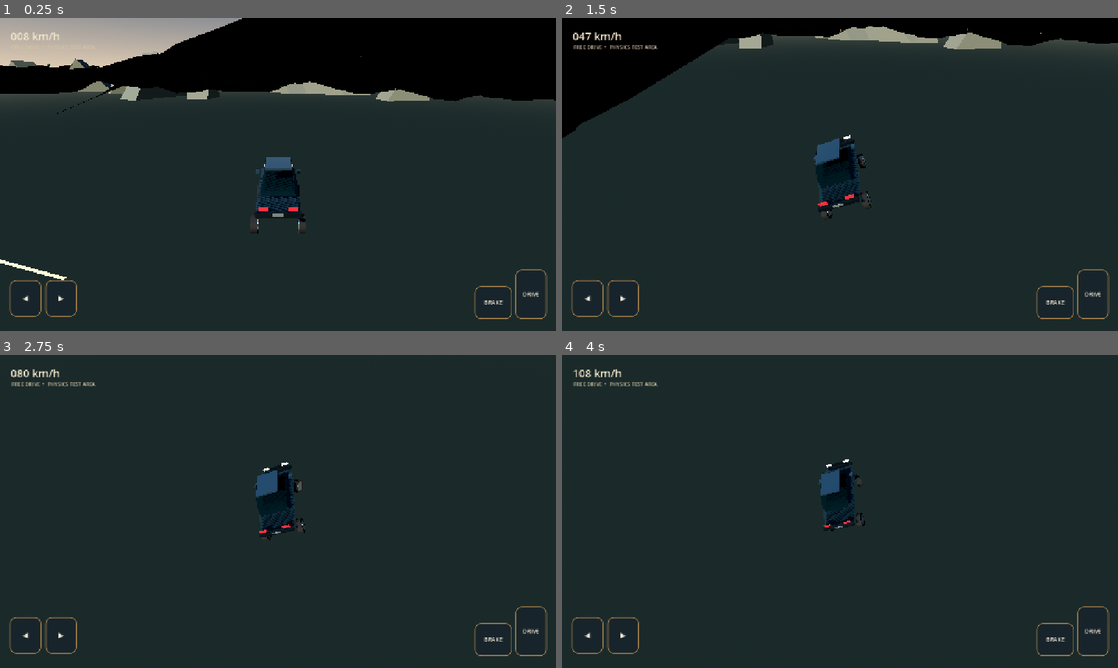
Above: before the commit, frames 1-4 (two rows, left to right).
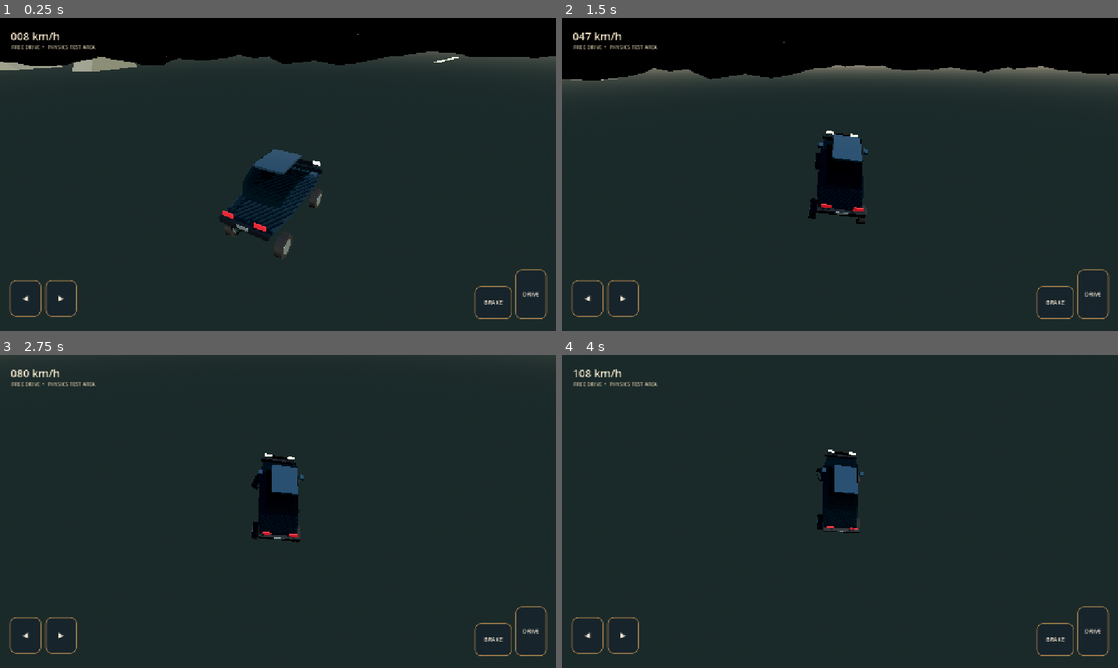
Above: after the commit, the same moments.

Repository: strideproject77-lgtm/Hill-Climb
Game: Godot game, scene res://scenes/main.tscn
Same seed, same stepped clock (60 frames per second), same inputs: the game is played once before the commit and once after it.
Inputs (mouse positions are in pixels of both pictures, inside the frame that each line leads up to):
- Up to frame 1 (0.25 s): no input
- Up to frame 2 (1.5 s): tap Enter at 0.5 s; move the mouse to (962, 158) at 0.52 s; hold Right 0.53-1.25 s; click (962, 158) at 0.67 s; drag from (728, 190) to (812, 237) at 1.27 s
- Up to frame 3 (2.75 s): move the mouse to (333, 442) at 2.02 s; hold Right from 2.03 s (still down)
- Up to frame 4 (4 s): release Right at 2.75 s; drag from (812, 574) to (673, 464) at 2.77 s; move the mouse to (1006, 558) at 3.52 s; hold Left from 3.53 s (still down)

The runs differ from the first frame. In frame 1, 18% of the frame differs, in the area x 0-100%, y 0-84%; in frame 2, 14%; in frame 3, 1.4%; in frame 4, 1.2%.

Commit message:
Tune four-wheel vehicle physics and align model with drivetrain

Diff:
--- a/game/scripts/open_world.gd
+++ b/game/scripts/open_world.gd
@@ -273,6 +273,7 @@
 	vehicle = StrideVehicle.new()
 	vehicle.name = "PlayerSedan"
 	vehicle.position = Vector3(0.0,_height_at(0.0,_road_center(0.0))+2.2,_road_center(0.0))
+	vehicle.rotation.y = PI * 0.5
 	add_child(vehicle)
 
 func _setup_camera() -> void:
@@ -286,7 +287,7 @@
 	follow_camera.look_at(vehicle.global_position+Vector3.UP,Vector3.UP)
 
 func _update_camera(delta: float) -> void:
-	var behind := vehicle.global_transform.basis.z.normalized()
+	var behind := -vehicle.global_transform.basis.z.normalized()
 	var target := vehicle.global_position+behind*8.8+Vector3.UP*4.2
 	follow_camera.global_position=follow_camera.global_position.lerp(target,1.0-exp(-delta*4.2))
 	follow_camera.look_at(vehicle.global_position+Vector3.UP*1.05+vehicle.linear_velocity*0.08,Vector3.UP)
--- a/game/scripts/vehicle_controller.gd
+++ b/game/scripts/vehicle_controller.gd
@@ -1,8 +1,8 @@
 extends VehicleBody3D
 class_name StrideVehicle
 
-const ENGINE_POWER := 1850.0
-const BRAKE_POWER := 72.0
+const ENGINE_POWER := 68.0
+const BRAKE_POWER := 42.0
 const MAX_STEER := 0.48
 const STEER_RESPONSE := 2.8
 
@@ -10,6 +10,7 @@
 var brake_input := 0.0
 var steer_input := 0.0
 var speed_kmh := 0.0
+var model_root: Node3D
 
 func _ready() -> void:
 	mass = 1420.0
@@ -18,11 +19,15 @@
 	continuous_cd = true
 	can_sleep = false
 	_add_chassis_collision()
+	model_root = Node3D.new()
+	model_root.name = "VehicleVisuals"
+	model_root.rotation.y = PI
+	add_child(model_root)
 	_build_vehicle_model()
-	_add_wheel(Vector3(-0.91, -0.43, -1.34), true, false, "FrontLeft")
-	_add_wheel(Vector3(0.91, -0.43, -1.34), true, false, "FrontRight")
-	_add_wheel(Vector3(-0.91, -0.43, 1.34), false, true, "RearLeft")
-	_add_wheel(Vector3(0.91, -0.43, 1.34), false, true, "RearRight")
+	_add_wheel(Vector3(-0.91, -0.43, 1.34), true, false, "FrontLeft")
+	_add_wheel(Vector3(0.91, -0.43, 1.34), true, false, "FrontRight")
+	_add_wheel(Vector3(-0.91, -0.43, -1.34), false, true, "RearLeft")
+	_add_wheel(Vector3(0.91, -0.43, -1.34), false, true, "RearRight")
 
 func _physics_process(delta: float) -> void:
 	var gas_key := Input.is_key_pressed(KEY_W) or Input.is_key_pressed(KEY_UP)
@@ -119,7 +124,7 @@
 	instance.name = node_name
 	instance.mesh = surface.commit()
 	instance.material_override = material
-	add_child(instance)
+	model_root.add_child(instance)
 
 func _quad(surface: SurfaceTool, a: Vector3, b: Vector3, c: Vector3, d: Vector3) -> void:
 	surface.add_vertex(a)
@@ -137,7 +142,7 @@
 	instance.mesh = mesh
 	instance.position = at
 	instance.material_override = material
-	add_child(instance)
+	model_root.add_child(instance)
 
 func _add_wheel(at: Vector3, steering_wheel: bool, traction_wheel: bool, wheel_name: String) -> void:
 	var wheel := VehicleWheel3D.new()
@@ -149,10 +154,11 @@
 	wheel.wheel_rest_length = 0.19
 	wheel.suspension_travel = 0.22
 	wheel.suspension_stiffness = 31.0
-	wheel.damping_compression = 4.5
-	wheel.damping_relaxation = 5.4
-	wheel.wheel_friction_slip = 3.8
-	wheel.wheel_roll_influence = 0.08
+	wheel.damping_compression = 0.42
+	wheel.damping_relaxation = 0.52
+	wheel.wheel_friction_slip = 2.0
+	wheel.wheel_roll_influence = 0.12
+	wheel.suspension_max_force = 6000.0
 	add_child(wheel)
 	var tire := MeshInstance3D.new()
 	var tire_mesh := CylinderMesh.new()
Not shown, changed: GAME_HANDOFF.md
